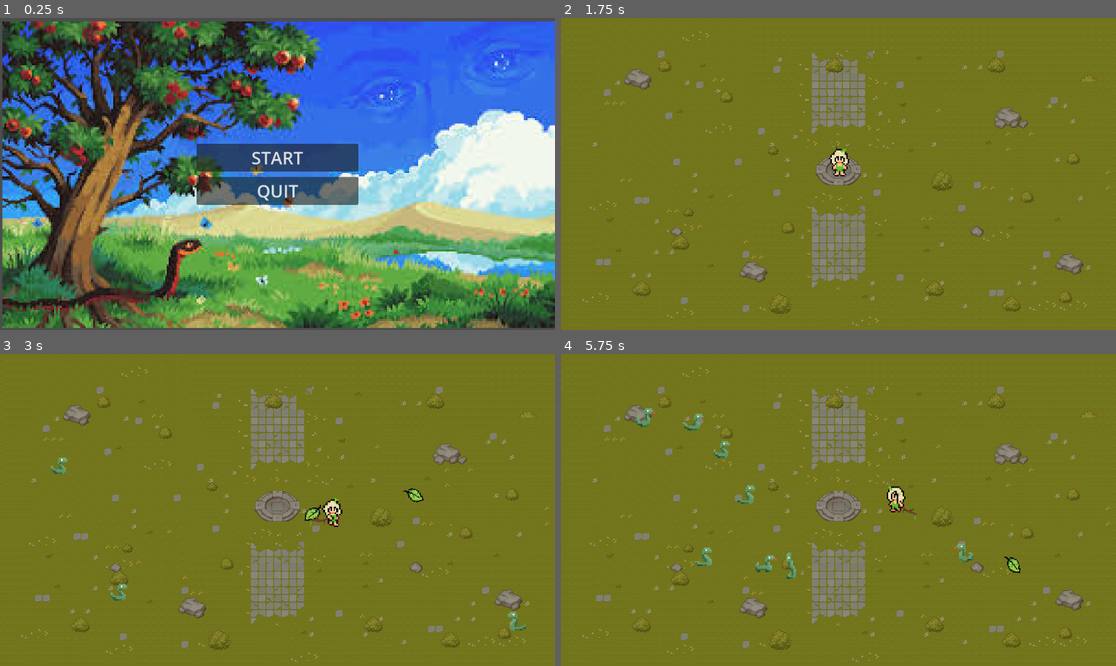
Above: before the commit, frames 1-4 (two rows, left to right).
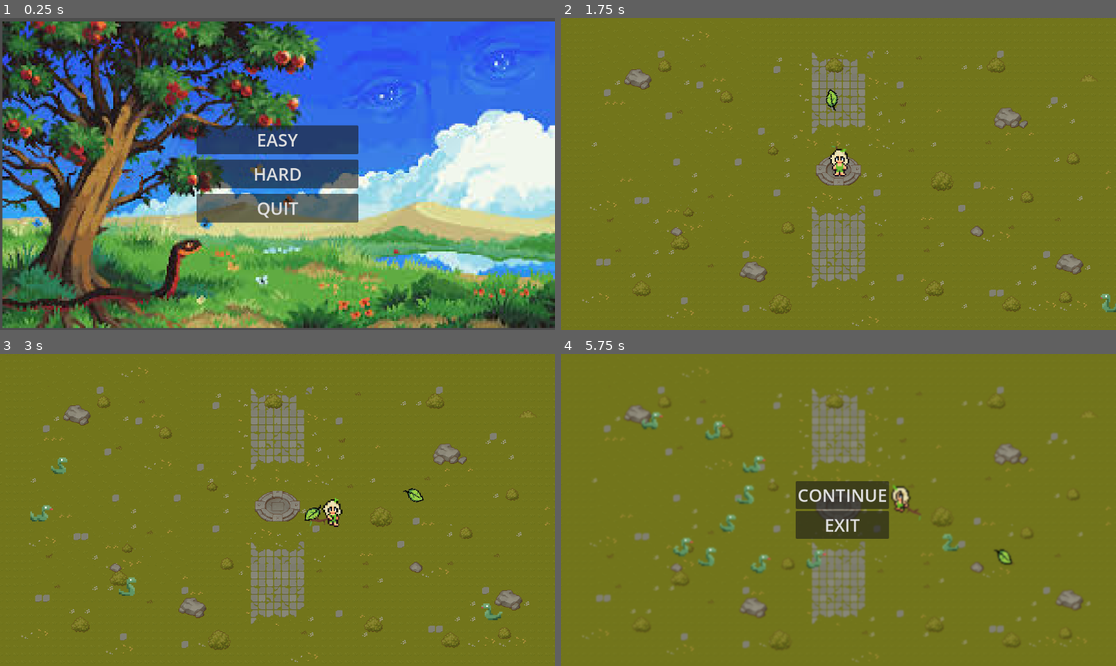
Above: after the commit, the same moments.

Repository: Jonniscoss/game-moral
Game: Godot game, scene res://scenes/main_menu.tscn
Same seed, same stepped clock (60 frames per second), same inputs: the game is played once before the commit and once after it.
Inputs (mouse positions are in pixels of both pictures, inside the frame that each line leads up to):
- Up to frame 1 (0.25 s): no input
- Up to frame 2 (1.75 s): click (838, 174) at 0.5 s, where only the run after the commit has a clickable "HARD"; click (838, 158) at 1.25 s, where only the run before the commit has a clickable "START"
- Up to frame 3 (3 s): tap Enter (ui_accept) at 2, 2.27 s; move the mouse to (399, 494) at 2.02 s; hold D (WalkRight) 2.03-2.78 s; click (399, 494) at 2.1 s; move the mouse to (166, 525) at 2.77 s; hold Down (WalkDown) from 2.78 s (still down); click (166, 525) at 2.85 s
- Up to frame 4 (5.75 s): tap Enter (ui_accept) at 3.02, 4.52, 5.27 s; move the mouse to (894, 441) at 3.52 s; release Down (WalkDown) at 3.53 s; hold D (WalkRight) 3.53-4.28 s; click (894, 441) at 3.6 s; move the mouse to (810, 572) at 4.27 s; hold W (WalkUp) 4.28-5.03 s; click (810, 572) at 4.35 s; move the mouse to (1005, 556) at 5.02 s; hold A (WalkLeft) from 5.03 s (still down); click (1005, 556) at 5.1 s; tap Escape (Settings) at 5.65 s

The runs differ from the first frame. In frame 1, 5.3% of the frame differs, in the area x 35-65%, y 34-66%; in frame 2, 0.2%; in frame 3, 0.5%; in frame 4, 6.8%, in the area x 3-99%, y 4-99%.

Commit message:
Settings

Diff:
--- /dev/null
+++ b/Scripts/GameData.gd
@@ -0,0 +1,3 @@
+extends Node
+
+var difficulty = "j"
--- a/Scripts/bullet.gd
+++ b/Scripts/bullet.gd
@@ -14,6 +14,11 @@
 
 func _on_body_entered(body: Node2D) -> void:
 	if body.is_in_group("Enemy"):
-		print("HIT:", body)
-		body.take_damage(40)
-		queue_free()
+		if GameData.difficulty == "easy":
+			print("HIT:", body)
+			body.take_damage(40)
+			queue_free()
+		else:
+			print("HIT:", body)
+			body.take_damage(20)
+			queue_free()
--- a/Scripts/enemy_spawner.gd
+++ b/Scripts/enemy_spawner.gd
@@ -3,11 +3,11 @@
 @export var enemy_prefab: PackedScene
 @export var player: CharacterBody2D  # DRAG YOUR PLAYER NODE HERE IN INSPECTOR
 @export var message_label: Label
-@export var spawn_interval := 0.95
+@export var spawn_interval = 0.95
 @export var ground_position: Vector2 = Vector2(0, 0)
 @export var ground_size: Vector2 = Vector2(2000,1200)
-@export var min_spawn_distance := 400
-@export var max_spawn_attempts := 6000
+@export var min_spawn_distance = 400
+@export var max_spawn_attempts = 6000
 
 var spawn_timer: Timer
 
--- a/Scripts/eva_lol.gd
+++ b/Scripts/eva_lol.gd
@@ -42,8 +42,6 @@
 	elif Input.is_action_pressed("WalkDown")  and LastDir == Vector2(0, 1):
 		velocity.y = SPEED
 		$AnimatedSprite2D.play("Walk Down")
-	elif Input.is_action_just_pressed("Settings"):
-		get_tree().change_scene_to_file("res://scenes/settings.tscn")
 	else:
 		$AnimatedSprite2D.play("Idle")
 	move_and_slide()
--- a/Scripts/main_menu.gd
+++ b/Scripts/main_menu.gd
@@ -1,8 +1,11 @@
 extends Control
 
+func _on_start_pressed() -> void:
+	GameData.difficulty = "easy"
+	get_tree().change_scene_to_file("res://scenes/world.tscn")
 
-func _on_start_pressed() -> void:
-	print("start")
+func _on_hard_pressed() -> void:
+	print("start(hard)")
 	get_tree().change_scene_to_file("res://scenes/world.tscn")
 
 func _on_exit_pressed() -> void:
--- a/Scripts/settings.gd
+++ b/Scripts/settings.gd
@@ -1,8 +1,11 @@
 extends Control
 
-
-func _on_quit_pressed() -> void:
-	get_tree().change_scene_to_file("res://scenes/main_menu.tscn")
+@onready var main = $"../../"
 
 func _on_continue_pressed() -> void:
-	get_tree().change_scene_to_file("res://scenes/world.tscn")
+	main.pause_menu()
+
+func _on_exit_pressed() -> void:
+	if get_tree().paused == true:
+		get_tree().paused = false
+	get_tree().change_scene_to_file("res://scenes/main_menu.tscn")
--- /dev/null
+++ b/Scripts/world.gd
@@ -0,0 +1,17 @@
+extends Node2D
+
+@onready var pauseMenu = $Camera2D/Settings
+var paused = false
+
+func _process(delta):
+	if Input.is_action_just_pressed("Settings"):
+		pause_menu()
+
+func pause_menu():
+	if paused:
+		pauseMenu.hide()
+		get_tree().paused = false
+	else:
+		pauseMenu.show()
+		get_tree().paused = true
+	paused = !paused
--- a/project.godot
+++ b/project.godot
@@ -13,6 +13,14 @@
 config/name="GameMoral"
 run/main_scene="uid://dsgl1wmeqyhlo"
 config/features=PackedStringArray("4.5", "Forward Plus")
+
+[autoload]
+
+GameData="*res://Scripts/GameData.gd"
+
+[editor]
+
+version_control/autoload_on_startup=true
 
 [input]
 
--- a/scenes/main_menu.tscn
+++ b/scenes/main_menu.tscn
@@ -20,9 +20,9 @@
 anchor_right = 0.5
 anchor_bottom = 0.5
 offset_left = -168.0
-offset_top = -60.0
+offset_top = -101.0
 offset_right = 168.0
-offset_bottom = 60.0
+offset_bottom = 101.0
 grow_horizontal = 2
 grow_vertical = 2
 theme_override_constants/separation = 11
@@ -31,7 +31,13 @@
 layout_mode = 2
 size_flags_vertical = 3
 theme_override_font_sizes/font_size = 36
-text = "START"
+text = "EASY"
+
+[node name="Hard" type="Button" parent="VBoxContainer"]
+layout_mode = 2
+size_flags_vertical = 3
+theme_override_font_sizes/font_size = 36
+text = "HARD"
 
 [node name="Quit" type="Button" parent="VBoxContainer"]
 layout_mode = 2
@@ -48,4 +54,5 @@
 texture = ExtResource("2_ekxnf")
 
 [connection signal="pressed" from="VBoxContainer/Start" to="." method="_on_start_pressed"]
+[connection signal="pressed" from="VBoxContainer/Hard" to="." method="_on_hard_pressed"]
 [connection signal="pressed" from="VBoxContainer/Quit" to="." method="_on_exit_pressed"]
--- a/scenes/settings.tscn
+++ b/scenes/settings.tscn
@@ -1,6 +1,11 @@
-[gd_scene load_steps=2 format=3 uid="uid://c0gvvapp4i4vq"]
+[gd_scene load_steps=4 format=3 uid="uid://c0gvvapp4i4vq"]
 
 [ext_resource type="Script" uid="uid://bodeupnhiayqv" path="res://Scripts/settings.gd" id="1_5p8wc"]
+[ext_resource type="Shader" uid="uid://syopbreyreep" path="res://shader/settings.gdshader" id="2_r6d6q"]
+
+[sub_resource type="ShaderMaterial" id="ShaderMaterial_6wm04"]
+shader = ExtResource("2_r6d6q")
+shader_parameter/amount = 1.0000000475
 
 [node name="Settings" type="Control"]
 layout_mode = 3
@@ -11,31 +16,50 @@
 grow_vertical = 2
 script = ExtResource("1_5p8wc")
 
-[node name="VBoxContainer" type="VBoxContainer" parent="."]
+[node name="ColorRect" type="ColorRect" parent="."]
+material = SubResource("ShaderMaterial_6wm04")
 layout_mode = 1
 anchors_preset = 8
 anchor_left = 0.5
 anchor_top = 0.5
 anchor_right = 0.5
 anchor_bottom = 0.5
-offset_left = -127.5
-offset_top = -77.0
-offset_right = 127.5
-offset_bottom = 40.0
+offset_left = -583.0
+offset_top = -328.0
+offset_right = 583.0
+offset_bottom = 328.0
 grow_horizontal = 2
 grow_vertical = 2
 
-[node name="Continue" type="Button" parent="VBoxContainer"]
+[node name="MarginContainer" type="MarginContainer" parent="."]
+layout_mode = 1
+anchors_preset = 8
+anchor_left = 0.5
+anchor_top = 0.5
+anchor_right = 0.5
+anchor_bottom = 0.5
+offset_left = -97.0
+offset_top = -60.0
+offset_right = 97.0
+offset_bottom = 60.0
+grow_horizontal = 2
+grow_vertical = 2
+
+[node name="VBoxContainer" type="VBoxContainer" parent="MarginContainer"]
+layout_mode = 2
+
+[node name="Continue" type="Button" parent="MarginContainer/VBoxContainer"]
 layout_mode = 2
 size_flags_vertical = 3
 theme_override_font_sizes/font_size = 36
 text = "CONTINUE"
 
-[node name="Exit" type="Button" parent="VBoxContainer"]
+[node name="Exit" type="Button" parent="MarginContainer/VBoxContainer"]
 layout_mode = 2
 size_flags_vertical = 3
 theme_override_font_sizes/font_size = 36
 text = "EXIT"
 
-[connection signal="pressed" from="VBoxContainer/Continue" to="." method="_on_continue_pressed"]
-[connection signal="pressed" from="VBoxContainer/Exit" to="." method="_on_quit_pressed"]
+[connection signal="pressed" from="MarginContainer/VBoxContainer/Continue" to="." method="_on_continue_pressed"]
+[connection signal="pressed" from="MarginContainer/VBoxContainer/Exit" to="." method="_on_quit_pressed"]
+[connection signal="pressed" from="MarginContainer/VBoxContainer/Exit" to="." method="_on_exit_pressed"]
--- a/scenes/world.tscn
+++ b/scenes/world.tscn
@@ -1,6 +1,8 @@
-[gd_scene load_steps=13 format=4 uid="uid://4jsij0dorxg6"]
-
+[gd_scene load_steps=15 format=4 uid="uid://4jsij0dorxg6"]
+
+[ext_resource type="Script" uid="uid://c4awql8npxjui" path="res://Scripts/world.gd" id="1_4mrxx"]
 [ext_resource type="Texture2D" uid="uid://dc6eg0nd1x2jp" path="res://Sprites/tile map/TX Tileset Grass.png" id="1_nnsk1"]
+[ext_resource type="PackedScene" uid="uid://c0gvvapp4i4vq" path="res://scenes/settings.tscn" id="2_i7141"]
 [ext_resource type="Texture2D" uid="uid://deuo0m2tdhyqt" path="res://Sprites/tile map/TX Props.png" id="3_4wyf3"]
 [ext_resource type="PackedScene" uid="uid://nm5jn1our1d2" path="res://scenes/Eva lol.tscn" id="4_k0juu"]
 [ext_resource type="Script" uid="uid://bvl6xx6li2i0n" path="res://Scripts/label.gd" id="4_qfnet"]
@@ -560,8 +562,20 @@
 
 [node name="Game" type="Node2D"]
 y_sort_enabled = true
+script = ExtResource("1_4mrxx")
 metadata/_edit_vertical_guides_ = [-594.0, 578.0]
 metadata/_edit_horizontal_guides_ = [-335.0, 336.0]
+
+[node name="Camera2D" type="Camera2D" parent="."]
+limit_left = -600
+limit_top = -339
+limit_right = 568
+limit_bottom = 326
+
+[node name="Settings" parent="Camera2D" instance=ExtResource("2_i7141")]
+process_mode = 2
+visible = false
+z_index = 10
 
 [node name="EnemySpawner" parent="." node_paths=PackedStringArray("player", "message_label") instance=ExtResource("7_4mrxx")]
 position = Vector2(-590, -330)
@@ -591,12 +605,6 @@
 script = ExtResource("4_qfnet")
 message_text = "YOU DIED"
 
-[node name="Camera2D" type="Camera2D" parent="."]
-limit_left = -600
-limit_top = -339
-limit_right = 568
-limit_bottom = 326
-
 [node name="Eva" parent="." instance=ExtResource("4_k0juu")]
 z_index = 3
 position = Vector2(-9, 4)
--- /dev/null
+++ b/shader/settings.gdshader
@@ -0,0 +1,14 @@
+shader_type canvas_item;
+
+uniform sampler2D screen_texture : hint_screen_texture, filter_linear_mipmap;
+uniform float amount : hint_range(0.0, 5.0);
+
+void fragment() {
+	vec4 color = textureLod(screen_texture, SCREEN_UV, amount);
+	COLOR = color;
+}
+
+//void light() {
+//	// Called for every pixel for every light affecting the CanvasItem.
+//	// Uncomment to replace the default light processing function with this one.
+//}
Not shown, added: Scripts/GameData.gd.uid
Not shown, added: Scripts/world.gd.uid
Binary file added: Sprites/Scroll.png
Not shown, added: Sprites/Scroll.png.import
Not shown, added: shader/settings.gdshader.uid
